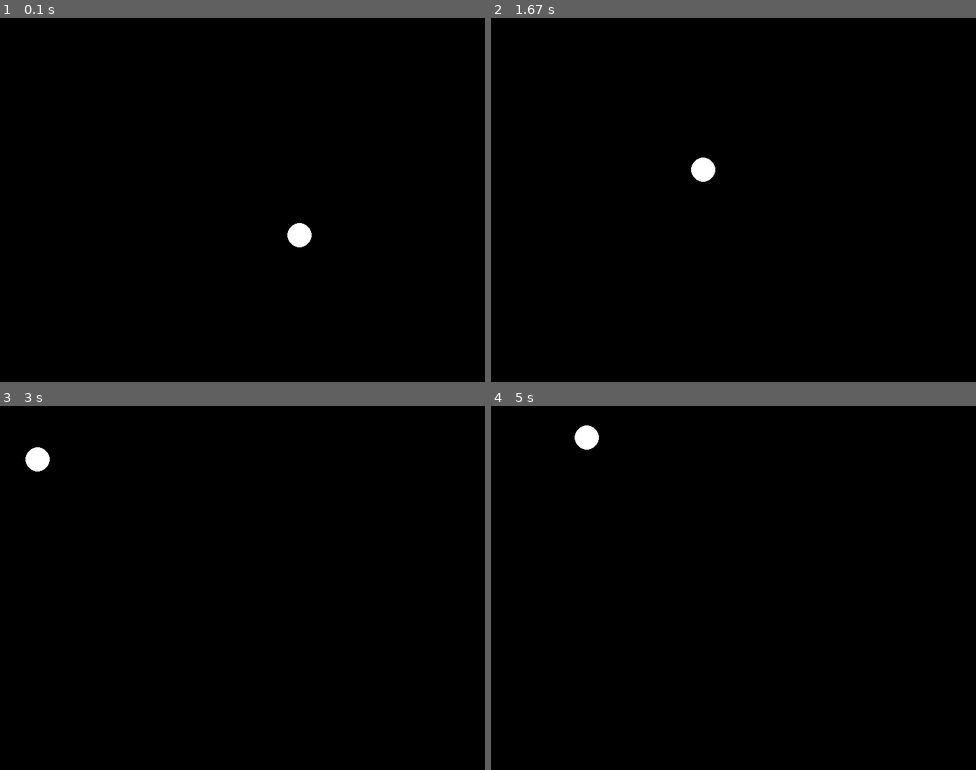
Above: before the commit, frames 1-4 (two rows, left to right).
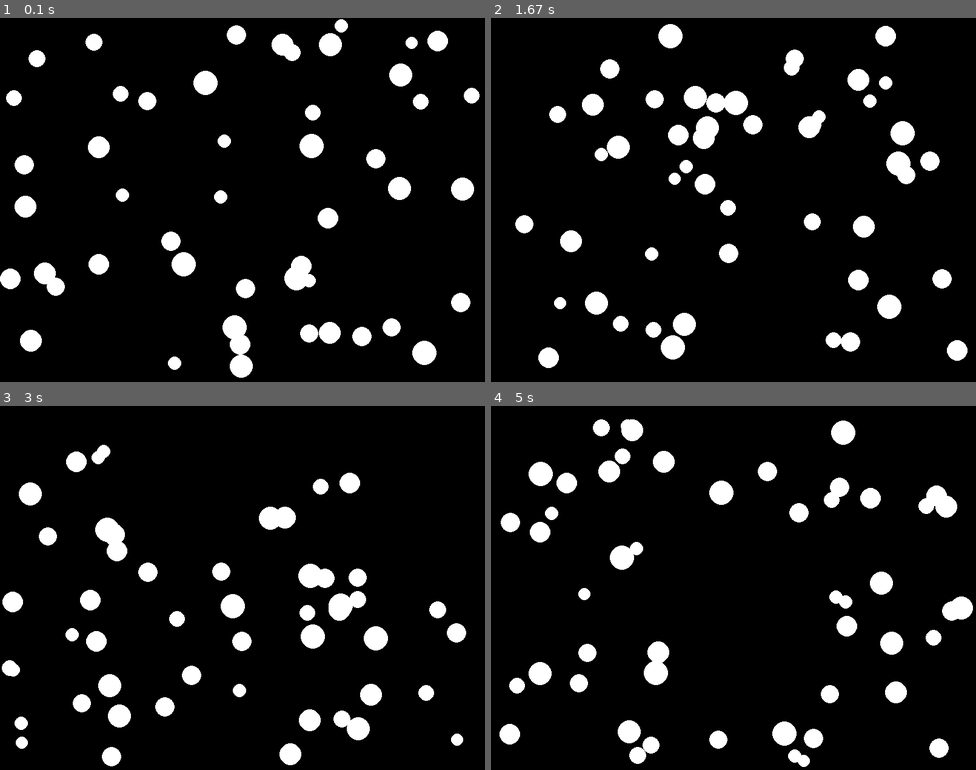
Above: after the commit, the same moments.

Repository: Moshika-May/Learning_Area
Game: pygame game, started from Semister_2-1/Week_1_Pygame_Setup/first_pygame_program.py
Two runs of this game, one before a commit and one after it. Both use one fixed random seed, a clock stepped at 60 frames per second and the inputs below.
Inputs:
- Up to frame 1 (0.1 s): no input
- Up to frame 2 (1.67 s): no input
- Up to frame 3 (3 s): no input
- Up to frame 4 (5 s): no input

The runs differ from the first frame. In frame 1, 8.3% of the frame differs, in the area x 0-99%, y 0-99%; in frame 2, 8.1%; in frame 3, 8.0%; in frame 4, 8.3%.

Commit message:
Assignment complete

Diff:
--- a/Semister_2-1/Week_1_Pygame_Setup/first_pygame_program.py
+++ b/Semister_2-1/Week_1_Pygame_Setup/first_pygame_program.py
@@ -1,14 +1,25 @@
 import  pygame
+import  random
 
 WIDTH, HEIGHT = 800, 600
 BACKGROUND = "black"
 BALL_COLOR = "white"
 FPS = 300
-x = 350
-y = 250
-dx = 12
-dy = 9
-radius = 20
+balls = []
+
+for _ in range(50):
+    radius = random.randint(10, 20)
+    x = random.randint(radius, WIDTH - radius)
+    y = random.randint(radius, HEIGHT - radius)
+    dx = random.randint(1, 5) * random.choice([-1, 1])
+    dy = random.randint(1, 5) * random.choice([-1, 1])
+    balls.append({
+        "x": x,
+        "y": y,
+        "dx": dx,
+        "dy": dy,
+        "radius": radius
+    })
 
 def handle_events():
     for event in pygame.event.get():
@@ -17,17 +28,26 @@
     return True
 
 def update_ball():
-    global x, y, dx, dy
-    x += dx
-    y += dy
-    if (x - radius <= 0 or x + radius >= WIDTH):
-        dx = -dx
-    if (y - radius <= 0 or y + radius >= HEIGHT):
-        dy = -dy
+    for ball in balls:
+        ball["x"] += ball["dx"]
+        ball["y"] += ball["dy"]
+        if (ball["x"] - ball["radius"] <= 0):
+            ball["x"] = ball["radius"]
+            ball["dx"] = -ball["dx"]
+        elif (ball["x"] + ball["radius"] >= WIDTH):
+            ball["x"] = WIDTH - ball["radius"]
+            ball["dx"] = -ball["dx"]
+        if (ball["y"] - ball["radius"] <= 0):
+            ball["y"] = ball["radius"]
+            ball["dy"] = -ball["dy"]
+        elif (ball["y"] + ball["radius"] >= HEIGHT):
+            ball["y"] = HEIGHT - ball["radius"]
+            ball["dy"] = -ball["dy"]
 
 def draw(screen):
     screen.fill(BACKGROUND)
-    pygame.draw.circle(screen, BALL_COLOR, (x, y), radius)
+    for ball in balls:
+        pygame.draw.circle(screen, BALL_COLOR, (ball["x"], ball["y"]), ball["radius"])
     pygame.display.flip()
 
 def main():
